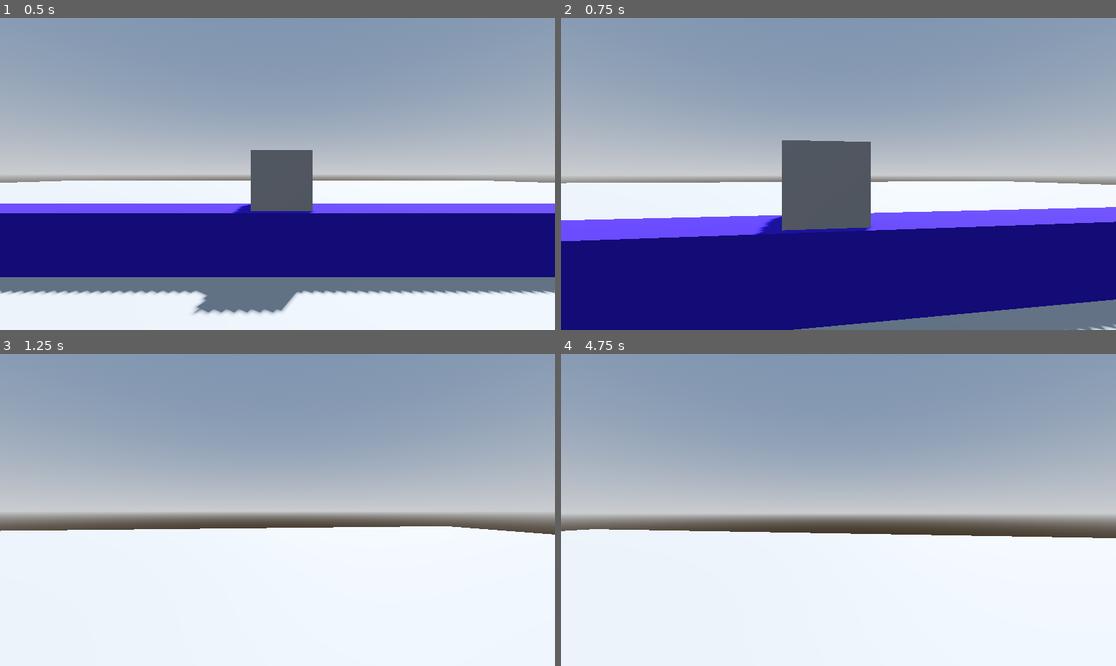
Above: before the commit, frames 1-4 (two rows, left to right).
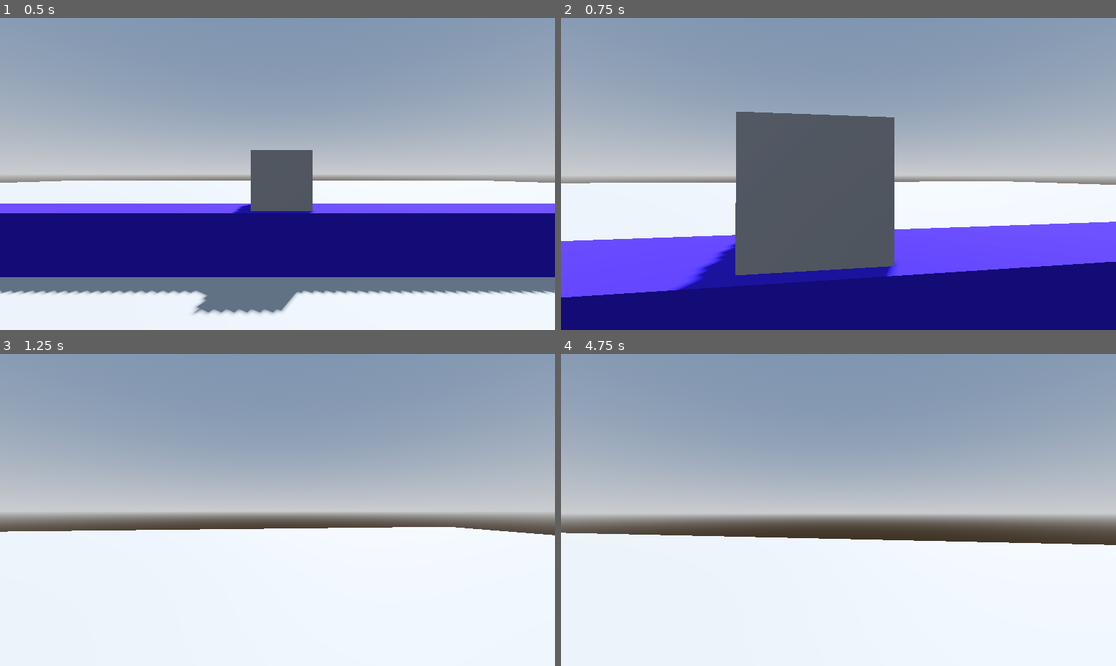
Above: after the commit, the same moments.

Repository: asyxui/bye-bye-biosphere
Game: Godot game, scene res://Scenes/Root.tscn
Same seed, same stepped clock (60 frames per second), same inputs: the game is played once before the commit and once after it.
Inputs (mouse positions are in pixels of both pictures, inside the frame that each line leads up to):
- Up to frame 1 (0.5 s): no input
- Up to frame 2 (0.75 s): move the mouse to (866, 174) at 0.52 s; hold W (move_forward) from 0.53 s (still down); hold Shift (sprint, bound only after the commit) from 0.53 s (still down)
- Up to frame 3 (1.25 s): keep holding W (move_forward); keep holding Shift (sprint, bound only after the commit); tap Space (jump) at 0.77 s
- Up to frame 4 (4.75 s): keep holding W (move_forward); move the mouse to (810, 510) at 1.27 s; release Shift (sprint, bound only after the commit) at 1.28 s; click (810, 510) at 1.35 s; tap Space (jump) at 1.52, 3.02, 3.77, 4.52 s; tap Shift (sprint, bound only after the commit) at 1.55, 2.85, 3.8, 4.35 s; move the mouse to (849, 503) at 2.02 s; hold Shift (sprint, bound only after the commit) 2.03-2.78 s; tap Enter at 2.75 s; move the mouse to (832, 516) at 2.77 s; move the mouse to (877, 513) at 3.52 s; press the mouse at (877, 513) at 3.53 s; move the mouse to (794, 506) at 4.27 s; release the mouse at (794, 506) at 4.28 s

Frame 1 is identical in both runs. In frame 2, 29% of the frame differs, in the area x 0-100%, y 30-100%; in frame 3, 0.2%; in frame 4, 1.7%.

Commit message:
add sprinting

Diff:
--- a/Scripts/Player.gd
+++ b/Scripts/Player.gd
@@ -2,6 +2,7 @@
 
 
 const SPEED = 5.0
+const SPRINTING_MODIFIER = 2
 const JUMP_VELOCITY = 7
 const MOUSE_SENSITIVITY = 0.002
 
@@ -33,13 +34,17 @@
 
 	# Get the input direction and handle the movement/deceleration.
 	# As good practice, you should replace UI actions with custom gameplay actions.
+	var is_sprinting = Input.is_action_pressed("sprint")
 	var input_dir := Input.get_vector("move_left", "move_right", "move_forward", "move_back")
 	var direction := (transform.basis * Vector3(input_dir.x, 0, input_dir.y)).normalized()
+
+	var current_speed = SPEED if not is_sprinting else SPEED * SPRINTING_MODIFIER
+
 	if direction:
-		velocity.x = direction.x * SPEED
-		velocity.z = direction.z * SPEED
+		velocity.x = direction.x * current_speed
+		velocity.z = direction.z * current_speed
 	else:
-		velocity.x = move_toward(velocity.x, 0, SPEED)
-		velocity.z = move_toward(velocity.z, 0, SPEED)
+		velocity.x = move_toward(velocity.x, 0, current_speed)
+		velocity.z = move_toward(velocity.z, 0, current_speed)
 
 	move_and_slide()
--- a/project.godot
+++ b/project.godot
@@ -57,3 +57,8 @@
 "events": [Object(InputEventMouseButton,"resource_local_to_scene":false,"resource_name":"","device":-1,"window_id":0,"a …(258 unchanged characters)…
 ]
 }
+sprint={
+"deadzone": 0.2,
+"events": [Object(InputEventKey,"resource_local_to_scene":false,"resource_name":"","device":-1,"window_id":0,"alt_pressed":false,"shift_pressed":false,"ctrl_pressed":false,"meta_pressed":false,"pressed":false,"keycode":0,"physical_keycode":4194325,"key_label":0,"unicode":0,"location":0,"echo":false,"script":null)
+]
+}
